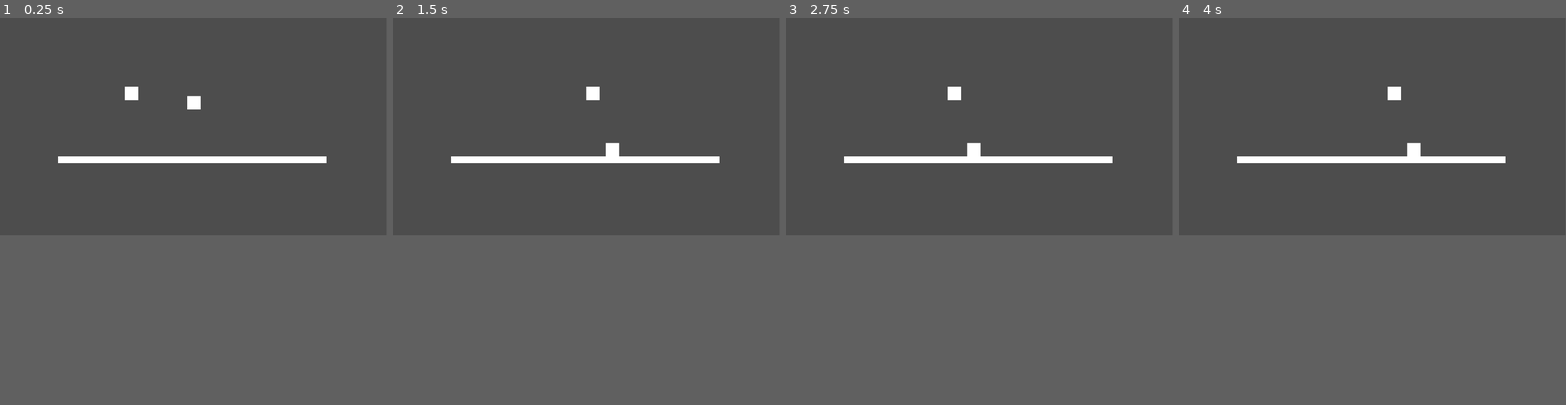
Above: before the commit, frames 1-4 (left to right).
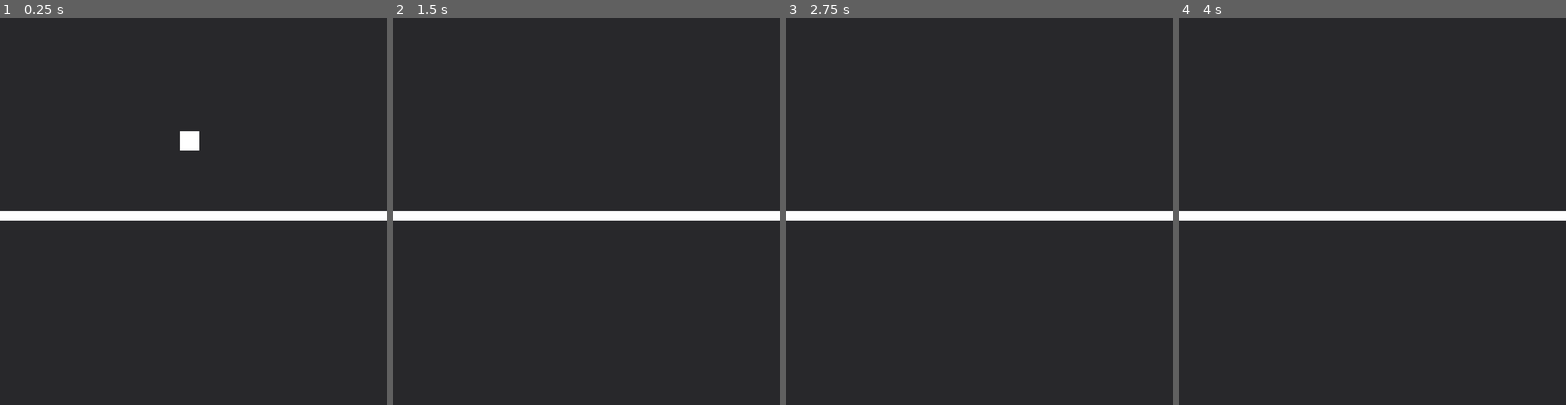
Above: after the commit, the same moments.

Repository: ankit-suman-07/GAME_MECHANICS_2D
Game: Godot game, scene res://scenes/mechanics/walk_run.tscn
Two runs of this game, one before a commit and one after it. Both use one fixed random seed, a clock stepped at 60 frames per second and the inputs below. The project has no main scene, so this scene is started directly.
Inputs:
- Up to frame 1 (0.25 s): no input
- Up to frame 2 (1.5 s): tap Enter (ui_accept) at 0.5, 0.77, 0.8, 1.07, 1.35 s; hold Shift (sprint) 0.53-1.28 s; hold Right (ui_right) from 0.53 s (still down)
- Up to frame 3 (2.75 s): tap Enter (ui_accept) at 1.52, 1.82, 2.3 s; tap Shift (sprint) at 1.55 s; release Right (ui_right) at 2.03 s; hold Left (ui_left) from 2.03 s (still down); hold Shift (sprint) from 2.03 s (still down)
- Up to frame 4 (4 s): release Left (ui_left) at 2.78 s; release Shift (sprint) at 2.78 s; hold Right (ui_right) from 2.78 s (still down); tap Shift (sprint) at 2.85 s; tap Enter (ui_accept) at 3.02, 3.32, 3.6, 3.77 s
In our replay, the window is 799x449 before the commit and 800x800 after it. These sizes can differ from the game's own. Grey fills any space a smaller window leaves; there, only what the larger window draws over its background counts as a difference.

The runs differ from the first frame. In frame 1, 56% of the frame differs, in the area x 0-100%, y 0-57%; in frame 2, 56%; in frame 3, 56%; in frame 4, 56%.

Commit message:
Add double jump

Diff:
--- a/project.godot
+++ b/project.godot
@@ -13,6 +13,11 @@
 config/name="GameMechanics_2D"
 config/features=PackedStringArray("4.5", "Mobile")
 config/icon="res://icon.svg"
+
+[display]
+
+window/size/viewport_width=800
+window/size/viewport_height=800
 
 [input]
 
@@ -33,6 +38,11 @@
 "events": [Object(InputEventKey,"resource_local_to_scene":false,"resource_name":"","device":-1,"window_id":0,"alt_press …(195 unchanged characters)…
 ]
 }
+jump={
+"deadzone": 0.2,
+"events": [Object(InputEventKey,"resource_local_to_scene":false,"resource_name":"","device":-1,"window_id":0,"alt_pressed":false,"shift_pressed":false,"ctrl_pressed":false,"meta_pressed":false,"pressed":false,"keycode":0,"physical_keycode":32,"key_label":0,"unicode":32,"location":0,"echo":false,"script":null)
+]
+}
 
 [input_devices]
 
@@ -41,3 +51,4 @@
 [rendering]
 
 renderer/rendering_method="mobile"
+environment/defaults/default_clear_color=Color(0.15686275, 0.15686275, 0.16862746, 1)
--- a/scenes/components/player.tscn
+++ b/scenes/components/player.tscn
@@ -1,6 +1,6 @@
 [gd_scene load_steps=3 format=3 uid="uid://b4xnvt3uk0cnb"]
 
-[ext_resource type="Script" uid="uid://dlf0ypegiy7y1" path="res://scripts/walk_run.gd" id="1_6mmc7"]
+[ext_resource type="Script" uid="uid://ceq5fwj6ddw0y" path="res://scripts/jump.gd" id="1_6mmc7"]
 
 [sub_resource type="RectangleShape2D" id="RectangleShape2D_jorle"]
 size = Vector2(40, 40)
--- a/scenes/components/sub_hero.tscn
+++ b/scenes/components/sub_hero.tscn
@@ -1,12 +1,9 @@
-[gd_scene load_steps=3 format=3 uid="uid://bgq8n6hk10yth"]
-
-[ext_resource type="Script" uid="uid://dlf0ypegiy7y1" path="res://scripts/walk_run.gd" id="1_vgs4p"]
+[gd_scene load_steps=2 format=3 uid="uid://bgq8n6hk10yth"]
 
 [sub_resource type="RectangleShape2D" id="RectangleShape2D_31agf"]
 size = Vector2(40, 40)
 
 [node name="sub_hero" type="RigidBody2D"]
-script = ExtResource("1_vgs4p")
 
 [node name="ColorRect" type="ColorRect" parent="."]
 offset_right = 40.0
--- a/scenes/mechanics/walk_run.tscn
+++ b/scenes/mechanics/walk_run.tscn
@@ -1,16 +1,12 @@
-[gd_scene load_steps=4 format=3 uid="uid://bv5e2cvnejpd8"]
+[gd_scene load_steps=3 format=3 uid="uid://bv5e2cvnejpd8"]
 
 [ext_resource type="PackedScene" uid="uid://cgdc08it3hl8q" path="res://scenes/components/platform.tscn" id="1_ocbw8"]
 [ext_resource type="PackedScene" uid="uid://b4xnvt3uk0cnb" path="res://scenes/components/player.tscn" id="2_elo2e"]
-[ext_resource type="PackedScene" uid="uid://bgq8n6hk10yth" path="res://scenes/components/sub_hero.tscn" id="3_ixbgx"]
 
-[node name="walk_run" type="Node2D"]
+[node name="move" type="Node2D"]
 
 [node name="platform" parent="." instance=ExtResource("1_ocbw8")]
-position = Vector2(173, 413)
+position = Vector2(0, 399)
 
 [node name="player" parent="." instance=ExtResource("2_elo2e")]
 position = Vector2(372, 205)
-
-[node name="sub_hero" parent="." instance=ExtResource("3_ixbgx")]
-position = Vector2(558, 205)
--- /dev/null
+++ b/scripts/jump.gd
@@ -0,0 +1,32 @@
+extends CharacterBody2D
+
+
+var SPEED = 300.0
+const JUMP_VELOCITY = -400.0
+var can_jump = 2
+
+
+func _physics_process(delta: float) -> void:
+	# Add the gravity.
+	if not is_on_floor():
+		velocity += get_gravity() * delta
+	else:
+		can_jump = 2
+	if Input.is_action_pressed("sprint"):
+		SPEED += 100
+	else:
+		SPEED = 300
+	# Handle jump.
+	if Input.is_action_just_pressed("ui_accept") and can_jump > 0:
+		can_jump -= 1
+		velocity.y = JUMP_VELOCITY
+
+	# Get the input direction and handle the movement/deceleration.
+	# As good practice, you should replace UI actions with custom gameplay actions.
+	var direction := Input.get_axis("ui_left", "ui_right")
+	if direction:
+		velocity.x = direction * SPEED
+	else:
+		velocity.x = move_toward(velocity.x, 0, SPEED)
+
+	move_and_slide()
--- a/scripts/walk_run.gd
+++ b/scripts/walk_sprint.gd
@@ -1,6 +1,5 @@
 extends Node2D
 
-var dir = 0
 const SPRINT_SPEED = 4
 const WALK_SPEED = 2
 var speed = WALK_SPEED
Not shown, added: scripts/jump.gd.uid
Renamed: scripts/walk_run.gd.uid -> scripts/walk_sprint.gd.uid
